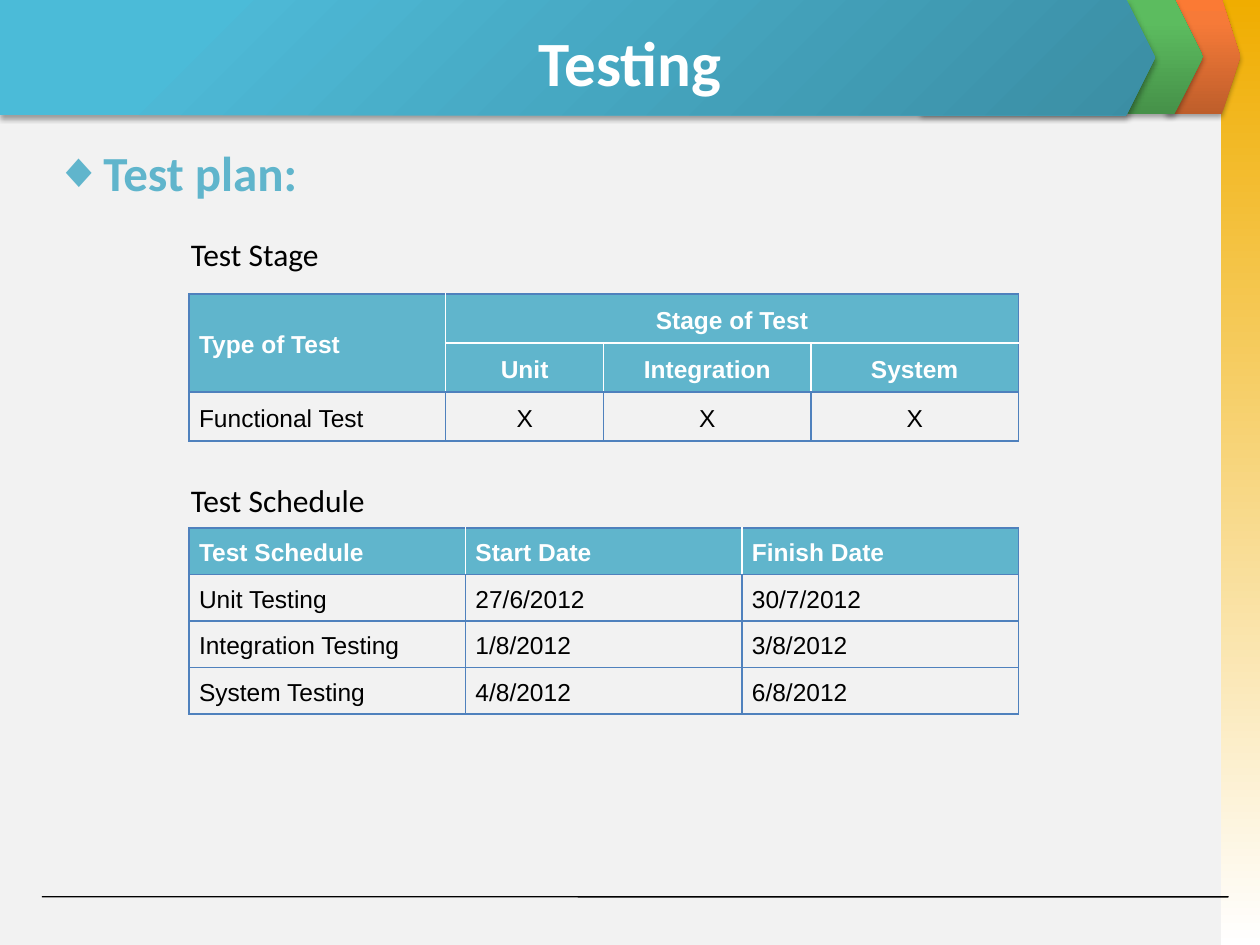
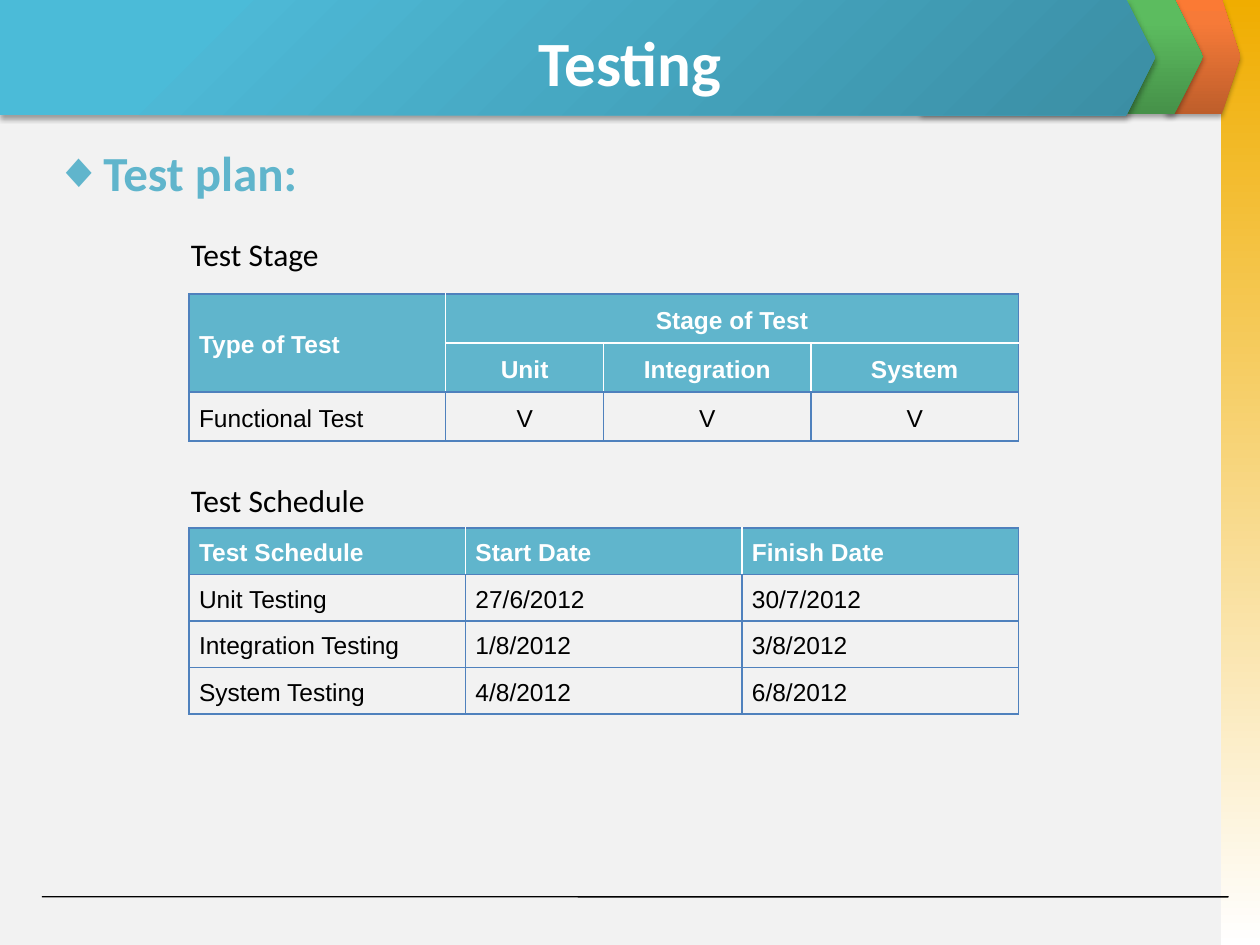
Before and after one commit to invisibleghost/e-learning-website, a slide deck: slide 27 of Document/Final report/Slide Present E-Learning.pptx. Drawn at 1260x945 pixels with LibreOffice and Linux fonts; fonts in the diff are those of the drawing. Boxes give left, top, right and bottom in pixels: in the first picture for what was removed or moved away, otherwise in the second. Text is boxed around its words. In the diff, an @@ line names an element or a change of style, - is before the commit and + after.

```diff
--- a/Document/Final report/Slide Present E-Learning.pptx
+++ b/Document/Final report/Slide Present E-Learning.pptx
@@ table at (189,294,1019,441) @@
-row 3: Functional Test | X | X | X
+row 3: Functional Test | V | V | V
```
Also in this commit, not shown: 8 other slides changed, 2 slides added, 1 slide removed.
